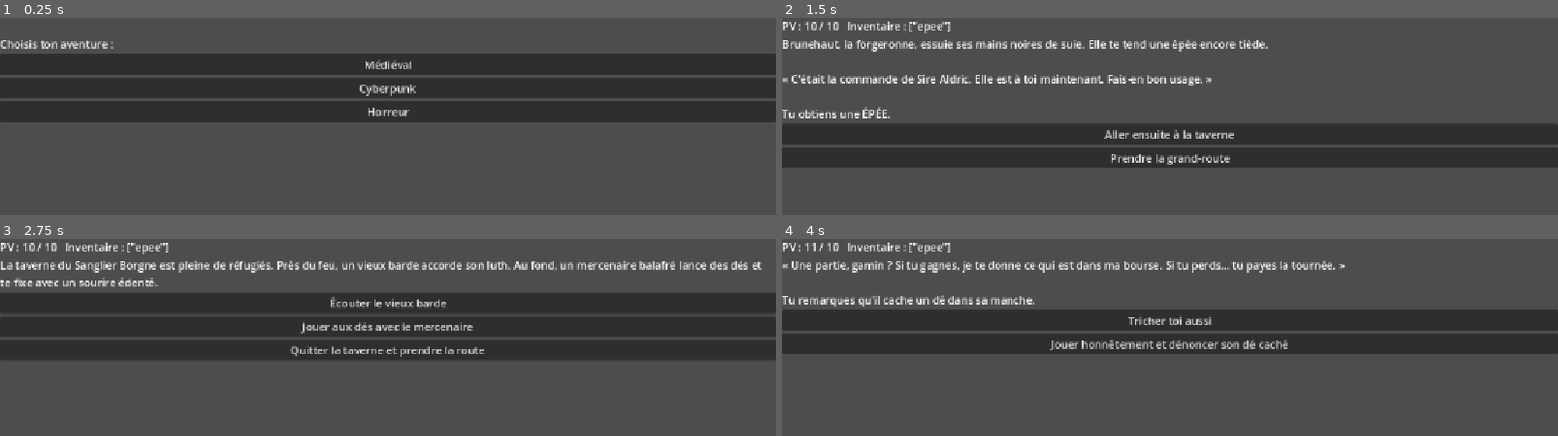
Above: before the commit, frames 1-4 (two rows, left to right).
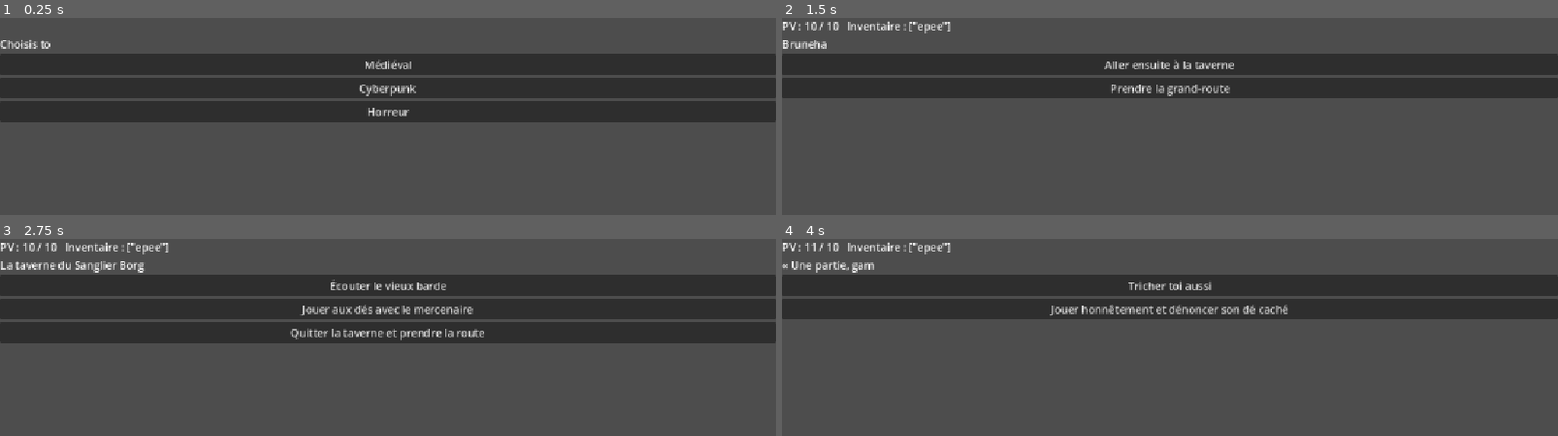
Above: after the commit, the same moments.

Repository: thomassombrun/Code_Lab_Livre_dont_vous_etes_le_heros
Game: Godot game, scene res://jeu.tscn
The game is run twice, just before and just after one commit, with the same random seed, the same clock (stepped at 60 frames per second) and the same inputs.
Inputs:
- Up to frame 1 (0.25 s): no input
- Up to frame 2 (1.5 s): click "Médiéval" at 0.5 s; click "Passer à la forge avant de pa…" at 1.25 s
- Up to frame 3 (2.75 s): click "Aller ensuite à la taverne" at 2 s
- Up to frame 4 (4 s): click "Écouter le vieux barde" at 2.75 s; click "Retourner voir le mercenaire" at 3.5 s

The runs differ from the first frame. In frame 1, 0.2% of the frame differs, in the area x 6-15%, y 11-16%; in frame 2, 42%, in the area x 0-100%, y 10-76%; in frame 3, 25%; in frame 4, 34%.

Commit message:
Bonus : texte lettre par lettre

Diff:
--- a/jeu.gd
+++ b/jeu.gd
@@ -10,13 +10,23 @@
 	"Horreur": "res://histoire_horreur.json",
 }
 
+const VITESSE_TEXTE = 40
 const DEPART = "debut"
 const PV_MAX = 10
 
+var animation_texte: Tween
 var histoire = {}
 var passage = DEPART
 var pv = PV_MAX
 var inventaire = []
+
+func animer_texte():
+	if animation_texte:
+		animation_texte.kill()
+	texte.visible_ratio = 0.0
+	var duree = texte.text.length() / float(VITESSE_TEXTE)
+	animation_texte = create_tween()
+	animation_texte.tween_property(texte, "visible_ratio", 1.0, duree)
 
 func _ready():
 	afficher_menu()
@@ -24,6 +34,7 @@
 func afficher_menu():
 	statut.text = ""
 	texte.text = "Choisis ton aventure :"
+	animer_texte()
 	for bouton in boite_choix.get_children():
 		bouton.queue_free()
 	for nom in THEMES:
@@ -76,11 +87,13 @@
 	var p = histoire[passage]
 	statut.text = "PV : " + str(pv) + " / " + str(PV_MAX) + "   Inventaire : " + str(inventaire)
 	texte.text = p["texte"]
+	animer_texte()
 	for bouton in boite_choix.get_children():
 		bouton.queue_free()
 
 	if pv <= 0:
 		texte.text += "\n\nTu n'as plus de forces... FIN (mauvaise)"
+		animer_texte()
 		ajouter_bouton("Rejouer", nouvelle_partie)
 		ajouter_bouton("Changer de thème", afficher_menu)
 		return
